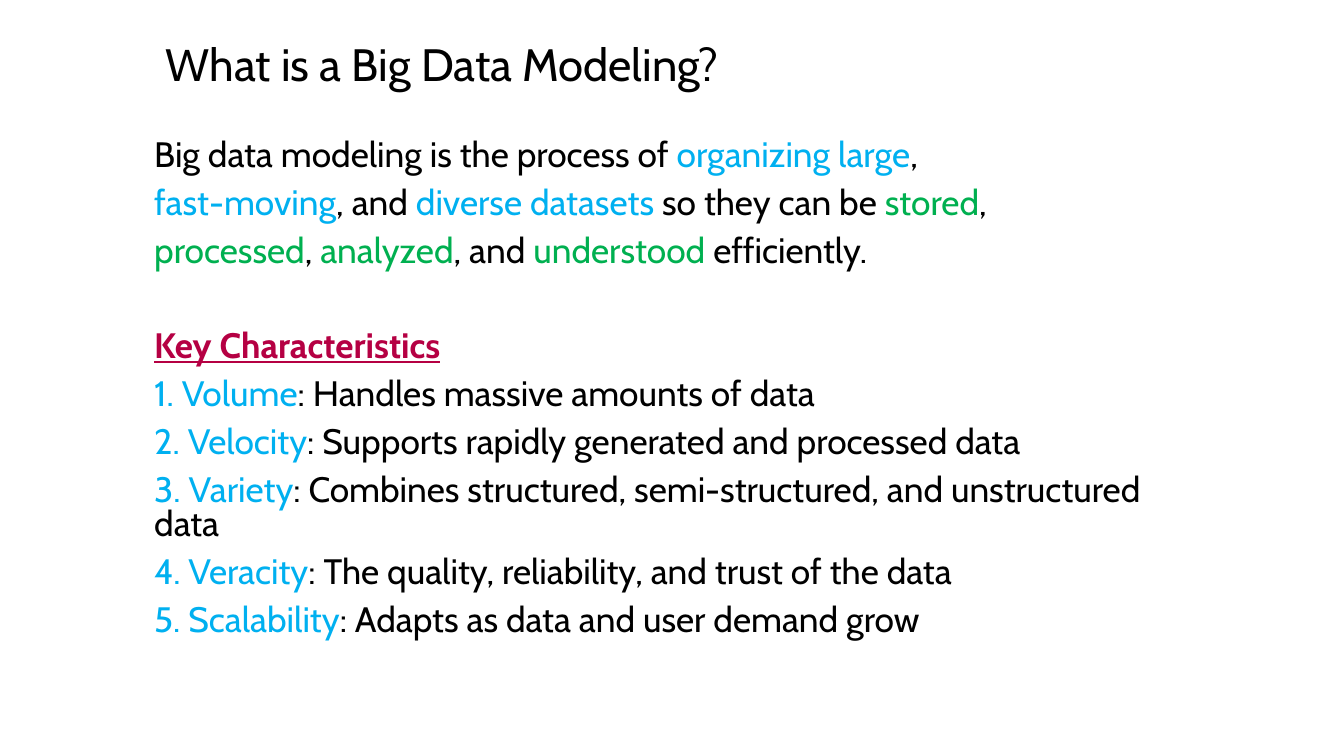
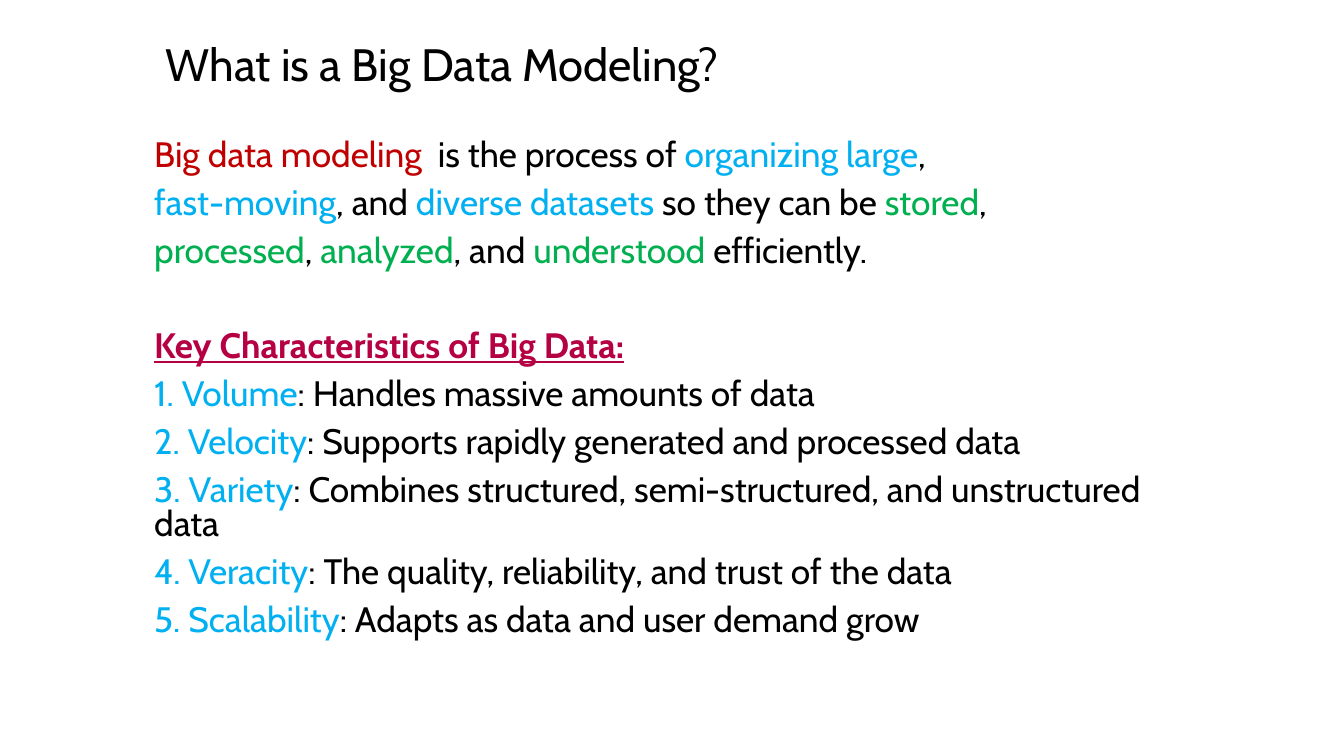
Before and after one commit to mahmoudparsian/big-data-modeling, a slide deck: slide 4 of course_information/COURSE_OUTLINE_10_WEEKS.pptx. Drawn at 1344x756 pixels with LibreOffice and Linux fonts; fonts in the diff are those of the drawing; background and template pictures are left out. Boxes give left, top, right and bottom in pixels: in the first picture for what was removed or moved away, otherwise in the second. Text is boxed around its words. In the diff, an @@ line names an element or a change of style, - is before the commit and + after.

```diff
--- a/course_information/COURSE_OUTLINE_10_WEEKS.pptx
+++ b/course_information/COURSE_OUTLINE_10_WEEKS.pptx
@@ subtitle at [154, 140, 926, 175]: text colour #000000 to #C00000 in "Big data modeling" @@
@@ subtitle at [154, 331, 624, 367]: text changed @@
-Key Characteristics
+Key Characteristics of Big Data:
```
Also in this commit, not shown: 15 other slides changed, 1 slide added, 1 other file.
